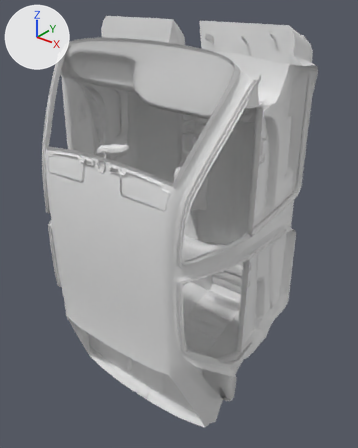
Before and after pictures for a commit that changed the OBJ model nissan cefiro/models/interior/interior.obj.
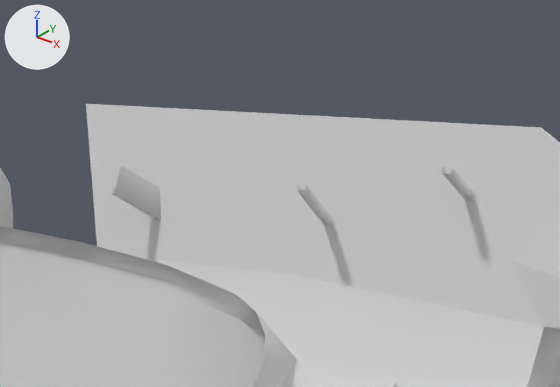
Old and new are each drawn whole from a 50 mm camera at (75.8, -111.8, 43.9) aimed at (3.1, -20.9, -12.4) and again close up on the part from 51% to 82% of the width and 0% to 17% of the height. Every picture has the same lights, and +X, +Y and +Z are marked at upper left. Where no turn or scale is listed for an object, it has been applied to the vertices. Vertices at the same position are counted once.

Script lines for the objects in view, before the commit:
```python
me_interior = bpy.data.meshes.new('interior')
me_interior.from_pydata(...)  # 14092 vertices, 25273 faces; spans x -30.7..30.7, y -44.8..-3.6, z -63.7..36.3
ob_interior = bpy.data.objects.new('interior', me_interior)
ob_interior.location = (0.0, 0.0, 0.0)
```
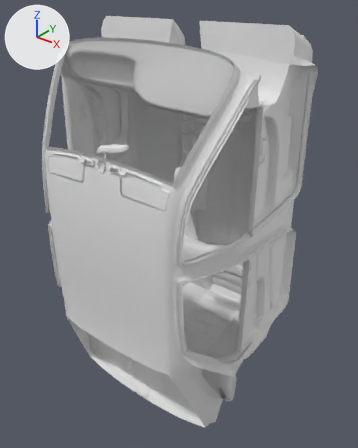
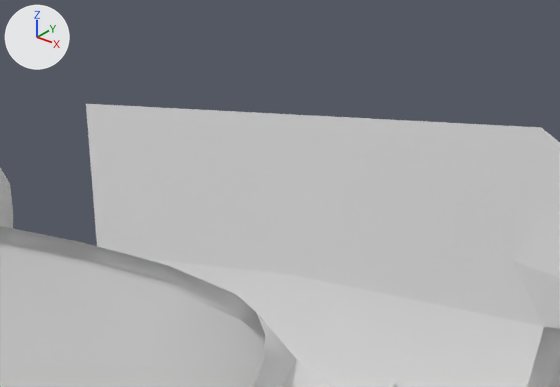
Pixel boxes (x1, y1, x2, y2) of what changed, in the close-ups (560 x 387 px):
```json
{"part": 1, "of": "me_interior", "change": "deleted", "before": [112, 166, 473, 225]}
```

The change, as JSON lines over the scene's bpy script:
```json
{"block": "me_interior", "where": "# used by ob_interior; location = (0.0, 0.0, 0.0)"}
{"op": "remove", "block": "me_interior", "code": "me_interior.from_pydata(...)  # 14092 vertices, 25273 faces; spans x -30.7..30.7, y -44.8..-3.6, z -63.7..36.3"}
{"op": "add", "block": "me_interior", "code": "me_interior.from_pydata(...)  # 13961 vertices, 25097 faces; spans x -30.7..30.7, y -44.8..-3.6, z -63.7..36.3"}
{"block": "me_interior", "change": "me_interior part 1: 6 loose pieces with 131 vertices, spanning x 6.8..25.1, y -17.1..-7.3, z 28.5..34.9, are deleted"}
```
